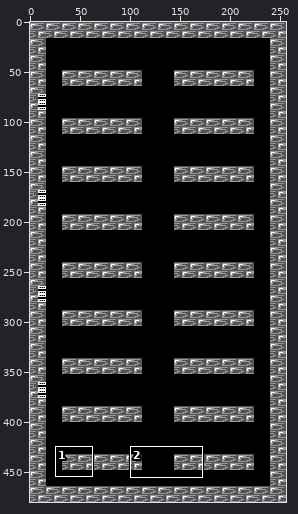
A sprite sheet gets an edit: resources/Background/LevelOutfacingShelves/LevelOutfacingShelves.png. Above: a wide view before the commit, with the close-up outlined.
Close-up. The starting point:
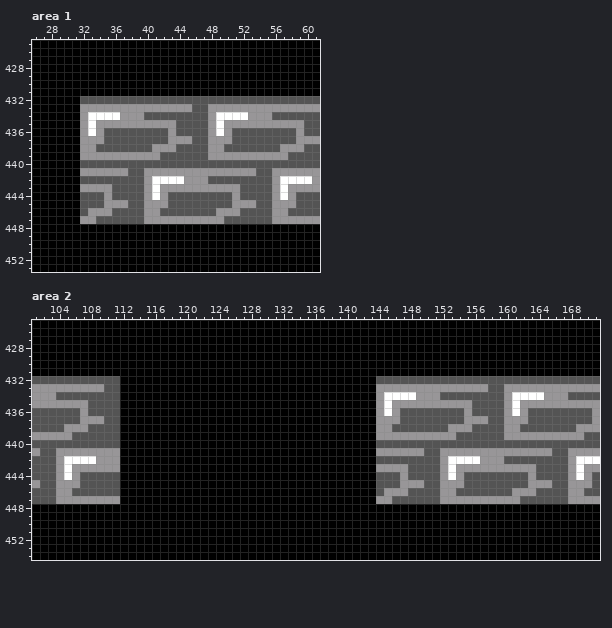
The file is 256x480 pixels. Shown: area 1: x 26..61, y 425..453; area 2: x 101..171, y 425..454. The commit also changed other parts of the picture, which this record leaves out.
After the commit:
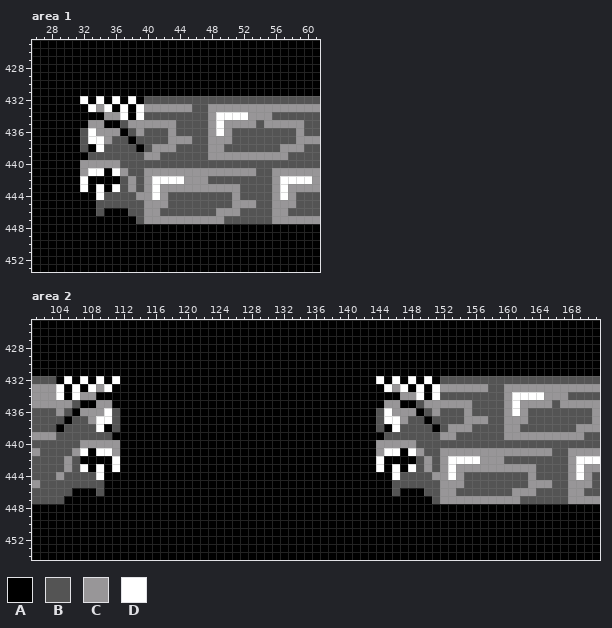
Palette (. is transparent): A #000000  B #545454  C #989698  D #ffffff
Diff:
Changed rows in their new state; - is an unchanged pixel.
Area 1:
first column x 32:
432 DADADADA---------------
433 AD-DADAD---------------
434 AAACCDAD---------------
435 AC-AAB----------------B
436 B--CCA-C---------------
437 BDDC--A----------------
438 BAD----A---------------
439 ABBBBBBB---------------
440 CCCCC------------------
441 -DDAD------------------
442 DAAAA-C----------------
443 DADAD-C----------------
444 AADB---C---------------
445 AA-BBB-----------------
446 AABAAA-----------------
447 AAAAAAA----------------
Area 2:
first column x 104:
432 ADADADAD--------------------------------DADADADA---------------
433 DADAD-DA--------------------------------AD-DADAD---------------
434 DADCCAAA--------------------------------AAACCDAD---------------
435 --BAACCA--------------------------------AC-AAB----------------B
436 C-A-CCD---------------------------------B--CCA-C---------------
437 -A-B-DD---------------------------------BDDC--A----------------
438 ABBB-DA---------------------------------BAD----A---------------
439 BB-----A--------------------------------ABBBBBBB---------------
440 ---CCCCC--------------------------------CCCCC------------------
441 BB-DADD----------------------------------DDAD------------------
442 BCBAAAAD--------------------------------DAAAA-C----------------
443 BCBDADAD--------------------------------DADAD-C----------------
444 -BB--DAA--------------------------------AADB---C---------------
445 BBB---AA--------------------------------AA-BBB-----------------
446 BBAAA-AA--------------------------------AABAAA-----------------
447 BAAAAAAA--------------------------------AAAAAAA----------------
Where, in picture pixels (left, top, right, bottom), the same in both close-ups:
changed: (80, 96, 144, 224)
changed: (256, 120, 264, 128)
changed: (56, 376, 120, 504)
changed: (376, 376, 440, 504)
changed: (552, 400, 560, 408)
